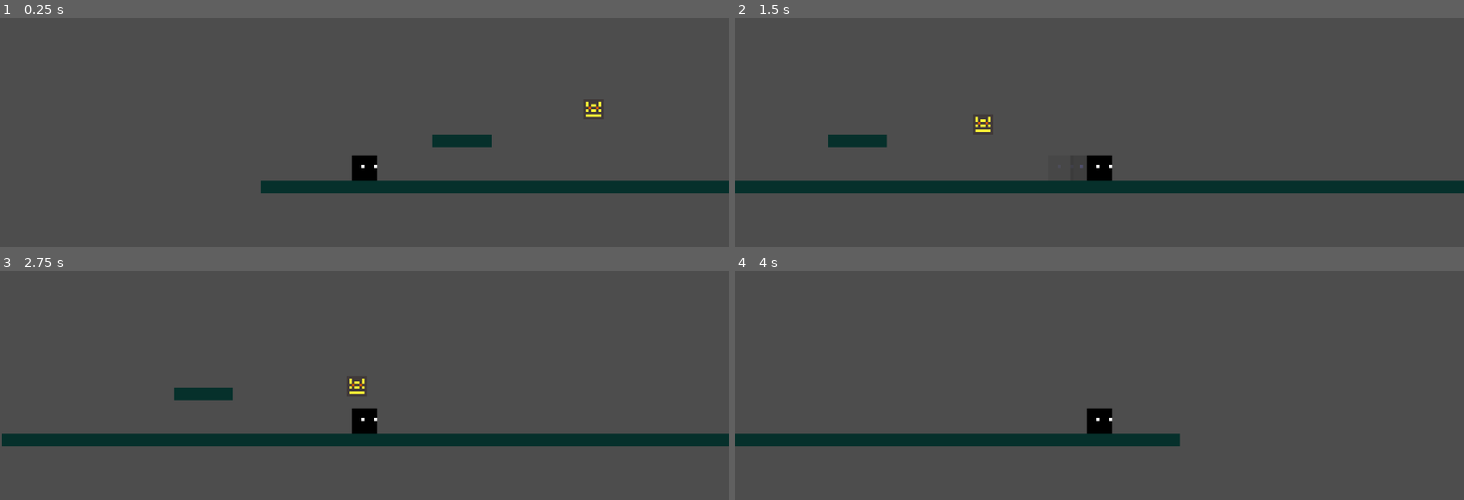
Above: before the commit, frames 1-4 (two rows, left to right).
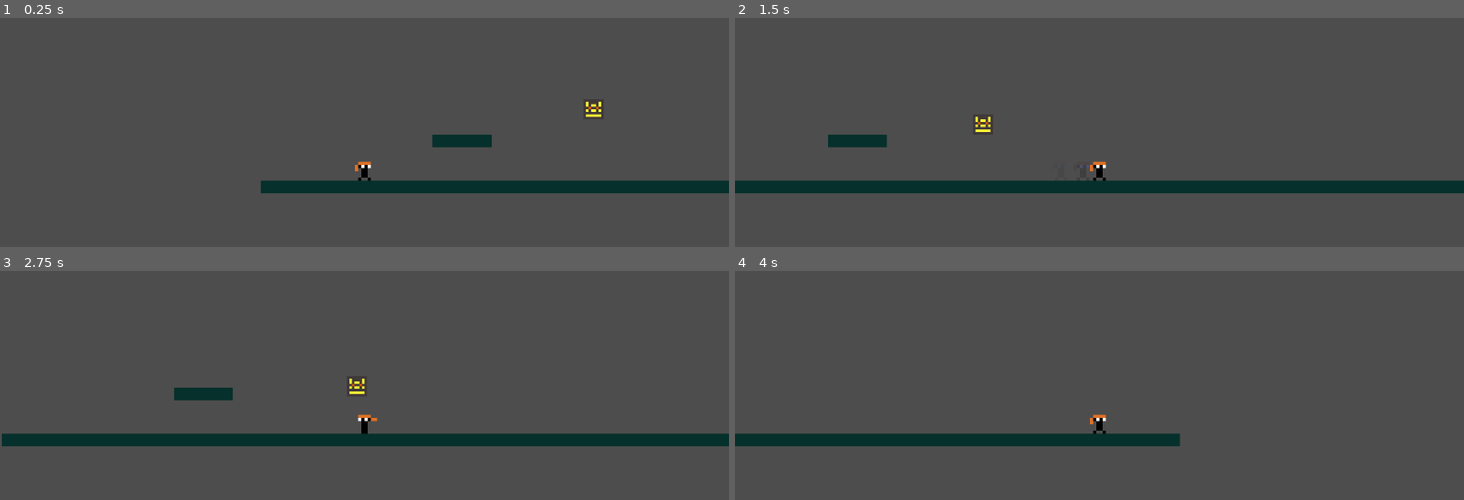
Above: after the commit, the same moments.

Repository: randemlyy/kinetic-shift
Game: Godot game, scene res://Scenes/TestLevel.tscn
The game is run twice, just before and just after one commit, with the same random seed, the same clock (stepped at 60 frames per second) and the same inputs.
Inputs (mouse positions are in pixels of both pictures, inside the frame that each line leads up to):
- Up to frame 1 (0.25 s): no input
- Up to frame 2 (1.5 s): tap Enter at 0.5 s; move the mouse to (1259, 148) at 0.52 s; hold D (move_right) from 0.53 s (still down); tap Shift (dash) at 0.6, 1.35 s; click (1259, 148) at 0.67 s; tap Space (jump) at 0.77 s; move the mouse to (953, 187) at 1.27 s
- Up to frame 3 (2.75 s): tap Space (jump) at 1.52 s; move the mouse to (437, 330) at 2.02 s; release D (move_right) at 2.03 s; hold A (move_left) from 2.03 s (still down); tap Alt at 2.1 s; tap Shift (dash) at 2.3 s
- Up to frame 4 (4 s): move the mouse to (outside the picture) at 2.77 s; release A (move_left) at 2.78 s; hold D (move_right) from 2.78 s (still down); tap Shift (dash) at 2.85, 3.6 s; click (outside the picture) at 2.92 s; tap Space (jump) at 3.02, 3.77 s; move the mouse to (1318, 481) at 3.52 s

The runs differ from the first frame. In frame 1, 0.3% of the frame differs, in the area x 48-52%, y 60-71%; in frame 2, 0.3%; in frame 3, 0.3%; in frame 4, 0.3%.

Commit message:
sigma player animations

Diff:
--- a/kinetic-shift/Scenes/Player.tscn
+++ b/kinetic-shift/Scenes/Player.tscn
@@ -2,8 +2,8 @@
 
 [ext_resource type="Script" uid="uid://cqep8snq41v1w" path="res://Scripts/Player.gd" id="1_kyqiw"]
 [ext_resource type="Script" uid="uid://cgriix0qet1gj" path="res://Scripts/MovementComponent.gd" id="2_gntrk"]
+[ext_resource type="Texture2D" uid="uid://ca7yaeqtht5lf" path="res://Assets/Sprites/PlayerSpriteSheet.png" id="2_megsn"]
 [ext_resource type="Script" uid="uid://bwq2eg0u7nygy" path="res://Scripts/DashComponent.gd" id="3_5ixxa"]
-[ext_resource type="Texture2D" uid="uid://bxu5itatabfr8" path="res://Assets/Sprites/TestPlayer.png" id="3_gntrk"]
 [ext_resource type="Script" uid="uid://dnb17cxfciytr" path="res://Scripts/LaunchComponent.gd" id="4_nn08x"]
 [ext_resource type="Script" uid="uid://3y1ldggyhm0a" path="res://Scripts/InputComponent.gd" id="6_nn08x"]
 [ext_resource type="Script" uid="uid://ddjk6olmpmyo4" path="res://Scripts/HitStopComponent.gd" id="7_52ee3"]
@@ -15,6 +15,64 @@
 
 [sub_resource type="CircleShape2D" id="CircleShape2D_gntrk"]
 radius = 28.0
+
+[sub_resource type="Animation" id="Animation_yoq75"]
+resource_name = "Idle"
+length = 0.5
+loop_mode = 2
+step = 0.125
+tracks/0/type = "value"
+tracks/0/imported = false
+tracks/0/enabled = true
+tracks/0/path = NodePath("Sprite2D:frame")
+tracks/0/interp = 1
+tracks/0/loop_wrap = true
+tracks/0/keys = {
+"times": PackedFloat32Array(0, 0.5),
+"transitions": PackedFloat32Array(1, 1),
+"update": 1,
+"values": [0, 1]
+}
+
+[sub_resource type="Animation" id="Animation_ksbbd"]
+length = 0.001
+tracks/0/type = "value"
+tracks/0/imported = false
+tracks/0/enabled = true
+tracks/0/path = NodePath("Sprite2D:frame")
+tracks/0/interp = 1
+tracks/0/loop_wrap = true
+tracks/0/keys = {
+"times": PackedFloat32Array(0),
+"transitions": PackedFloat32Array(1),
+"update": 1,
+"values": [0]
+}
+
+[sub_resource type="Animation" id="Animation_glx4g"]
+resource_name = "Walk"
+length = 0.4
+loop_mode = 1
+step = 0.125
+tracks/0/type = "value"
+tracks/0/imported = false
+tracks/0/enabled = true
+tracks/0/path = NodePath("Sprite2D:frame")
+tracks/0/interp = 1
+tracks/0/loop_wrap = true
+tracks/0/keys = {
+"times": PackedFloat32Array(0, 0.2, 0.4),
+"transitions": PackedFloat32Array(1, 1, 1),
+"update": 1,
+"values": [8, 9, 8]
+}
+
+[sub_resource type="AnimationLibrary" id="AnimationLibrary_miouo"]
+_data = {
+&"Idle": SubResource("Animation_yoq75"),
+&"RESET": SubResource("Animation_ksbbd"),
+&"Walk": SubResource("Animation_glx4g")
+}
 
 [node name="Player" type="CharacterBody2D" unique_id=464782827 groups=["Player"]]
 script = ExtResource("1_kyqiw")
@@ -34,7 +92,9 @@
 
 [node name="Sprite2D" type="Sprite2D" parent="." unique_id=789795351]
 scale = Vector2(5, 5)
-texture = ExtResource("3_gntrk")
+texture = ExtResource("2_megsn")
+hframes = 8
+vframes = 8
 
 [node name="MovementComponent" type="Node" parent="." unique_id=1741160042]
 script = ExtResource("2_gntrk")
@@ -59,3 +119,6 @@
 
 [node name="LaunchEffectComponent" type="Node" parent="." unique_id=920421789]
 script = ExtResource("9_megsn")
+
+[node name="AnimationPlayer" type="AnimationPlayer" parent="." unique_id=584641670]
+libraries/ = SubResource("AnimationLibrary_miouo")
--- a/kinetic-shift/Scripts/Player.gd
+++ b/kinetic-shift/Scripts/Player.gd
@@ -7,6 +7,8 @@
 @onready var hitstop_c: HitStopComponent = $HitStopComponent
 @onready var dash_effect: DashEffectComponent = $DashEffectComponent
 @onready var launch_effect: LaunchEffectComponent = $LaunchEffectComponent
+@onready var animation_player: AnimationPlayer = $AnimationPlayer
+@onready var player_sprite: Sprite2D = $Sprite2D
 
 func _ready() -> void:
 	dash_c.hitbox = $DashHitbox
@@ -14,6 +16,9 @@
 
 func _physics_process(delta: float) -> void:
 	input_c.update_input()
+
+	if input_c.move_x != 0.0:
+		player_sprite.flip_h = input_c.move_x < 0.0
 
 	if is_on_floor():
 		dash_c.refresh()
@@ -33,6 +38,7 @@
 		movement_c.tick(self, delta, input_c)
 
 	move_and_slide()
+	_update_animation()
 
 	dash_effect.update_effect(delta, dash_c.active)
 	launch_effect.update_effect(delta, launch_c.active)
@@ -58,3 +64,16 @@
 func _disable_enemy_hitbox(enemy: PhysicsBody2D) -> void:
 	for shape in enemy.find_children("*", "CollisionShape2D", true, false):
 		(shape as CollisionShape2D).set_deferred("disabled", true)
+
+func _update_animation() -> void:
+	if not is_on_floor():
+		animation_player.pause()
+		return
+
+	var anim = "Idle"
+
+	if is_on_floor() and not dash_c.active and not launch_c.active and absf(velocity.x) > 5.0:
+		anim = "Walk"
+
+	if animation_player.current_animation != anim or not animation_player.is_playing():
+		animation_player.play(anim)
Binary file added: kinetic-shift/Assets/Sprites/PlayerSpriteSheet.ase
Binary file added: kinetic-shift/Assets/Sprites/PlayerSpriteSheet.png
Not shown, added: kinetic-shift/Assets/Sprites/PlayerSpriteSheet.png.import
